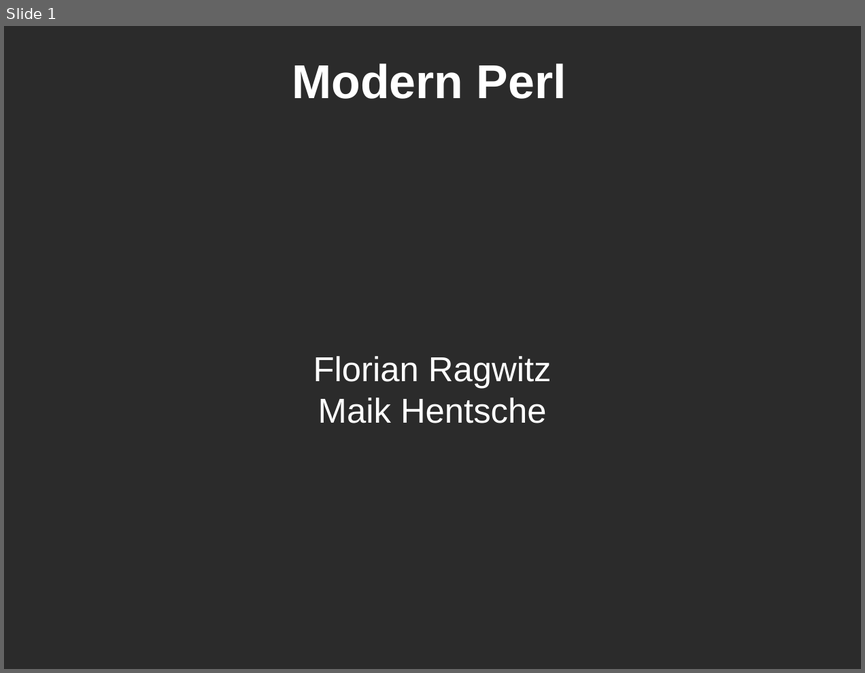
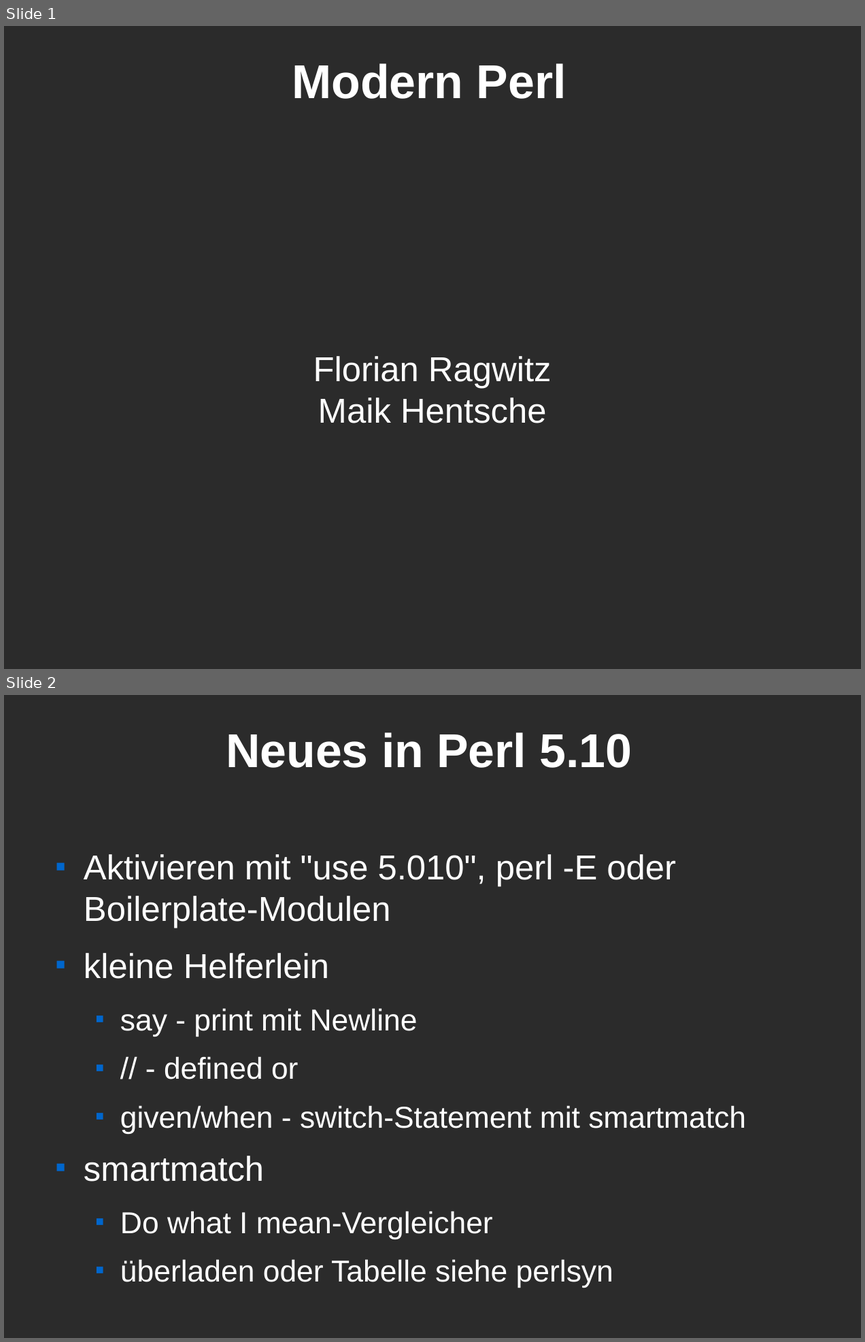
Before and after one commit to Caldrin/Vortrag_CLT, a slide deck: Modern Perl.odp. Shown one above the other, each under a label of ours: slide 1 before the commit, slides 1 and 2 after it. The pictures are 865x673 and 865x1342 pixels, drawn with LibreOffice and Linux fonts; fonts in the diff are those of the drawing; background and template pictures are left out; a plain dark background stands for a picture behind light text. Boxes give left, top, right and bottom in pixels: in the first picture for what was removed or moved away, otherwise in the second. Text is boxed around its words. In the diff, an @@ line names an element or a change of style, - is before the commit and + after.

```diff
--- a/Modern Perl.odp
+++ b/Modern Perl.odp
@@ slide 2 added at (4,695,861,1338), background picture (left out) @@
@@ title added at (226,732,632,768), 44 pt, text #FFFFFF, bold @@
+Neues in Perl 5.10
@@ text added at (84,854,746,1287), 28 pt, text #FFFFFF @@
+■ Aktivieren mit "use 5.010", perl -E oder Boilerplate-Modulen
+■ kleine Helferlein
+  ■ say - print mit Newline
+  ■ // - defined or
+  ■ given/when - switch-Statement mit smartmatch
+■ smartmatch
+  ■ Do what I mean-Vergleicher
+  ■ überladen oder Tabelle siehe perlsyn
```
Also in this commit, not shown: 3 other slides added, 3 slides removed, 2 other files.
